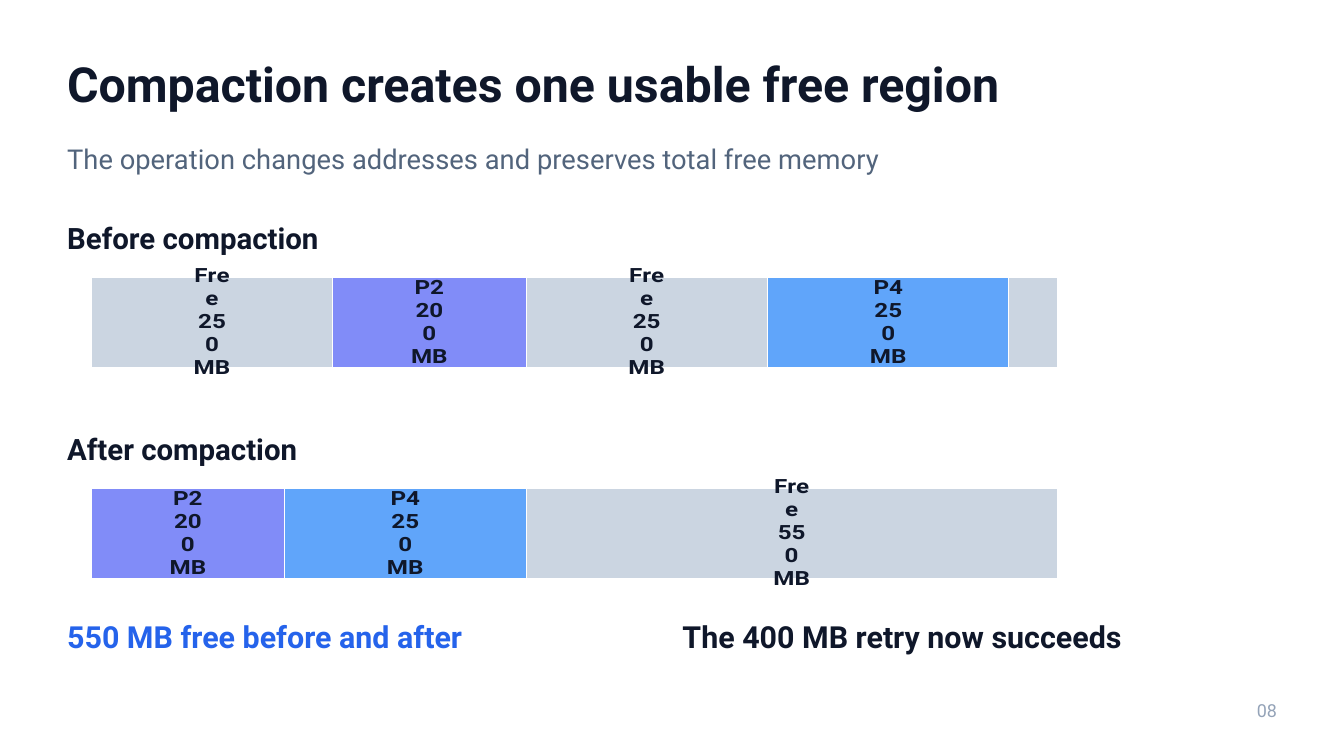
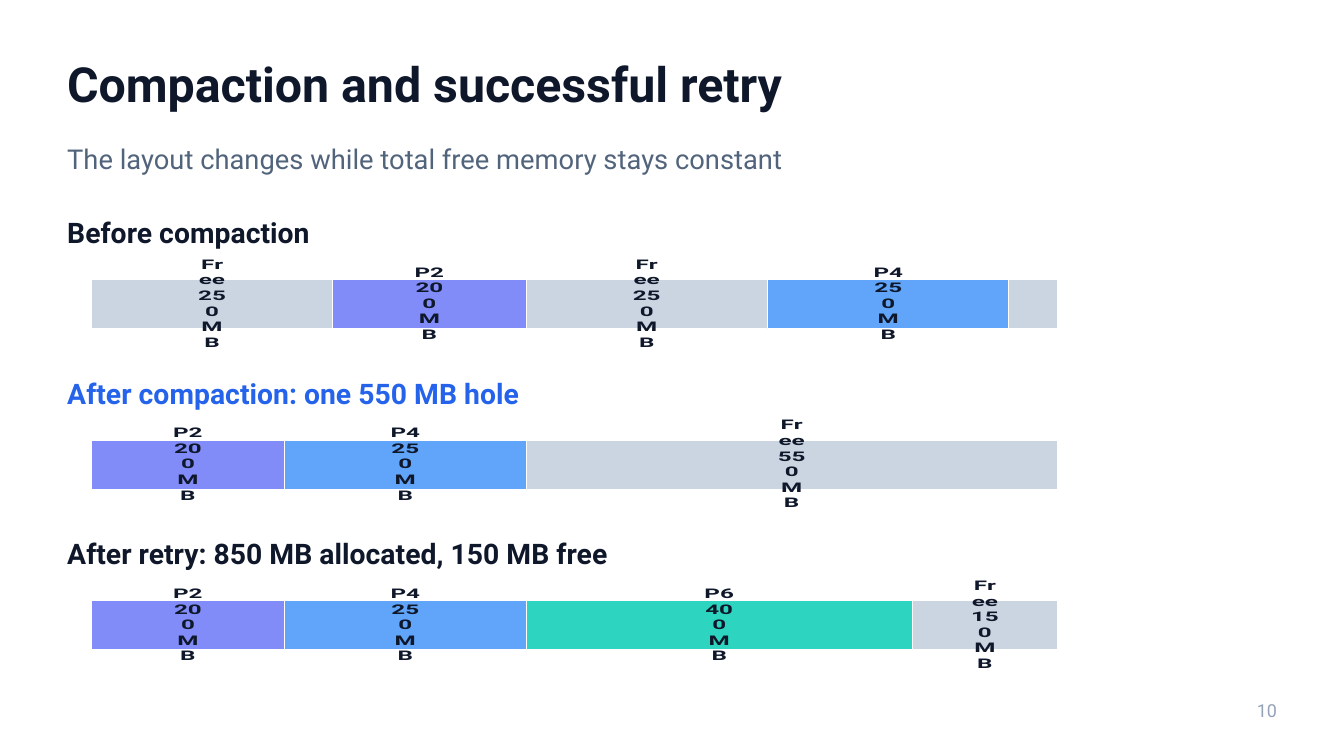
Before and after one commit to Umang-Vekariya/interactive-memory-allocation-simulator, a slide deck: slide 10 of docs/presentation/Interactive-Memory-Allocation-Simulator.pptx (slide 8 before the commit). Drawn at 1344x756 pixels with LibreOffice and Linux fonts; fonts in the diff are those of the drawing. Boxes give left, top, right and bottom in pixels: in the first picture for what was removed or moved away, otherwise in the second. Text is boxed around its words. In the diff, an @@ line names an element or a change of style, - is before the commit and + after.

```diff
--- a/docs/presentation/Interactive-Memory-Allocation-Simulator.pptx
+++ b/docs/presentation/Interactive-Memory-Allocation-Simulator.pptx
@@ text at box(67, 65, 782, 113): text changed @@
-Compaction creates one usable free region
+Compaction and successful retry
@@ text at box(67, 148, 782, 175): text changed @@
-The operation changes addresses and preserves total free memory
+The layout changes while total free memory stays constant
@@ text "Before compaction" at box(67, 221, 309, 249): size 21 to 20.2 pt @@
@@ bar stacked chart: place and size @@
-bar stacked chart at box(68, 264, 1275, 380)
+bar stacked chart at box(68, 257, 1275, 351)
@@ text added at box(67, 382, 519, 410), 20.2 pt, text #2563EB, bold @@
+After compaction: one 550 MB hole
@@ bar stacked chart: place and size @@
-bar stacked chart at box(68, 476, 1275, 592)
+bar stacked chart at box(68, 418, 1275, 512)
@@ text removed at box(67, 437, 297, 466) @@
-After compaction
@@ text added at box(67, 542, 607, 570), 20.2 pt, text #0F172A, bold @@
+After retry: 850 MB allocated, 150 MB free
@@ bar stacked chart added at box(68, 579, 1275, 673) @@
+categories: 1
+P2: 200
+P4: 250
+P6: 400
+Free: 150
@@ text removed at box(67, 625, 462, 649) @@
-550 MB free before and after
@@ text removed at box(682, 625, 1122, 655) @@
-The 400 MB retry now succeeds
@@ text at box(1257, 704, 1277, 717): text changed @@
-08
+10
```
Also in this commit, not shown: 4 other slides changed, 8 slides added, 12 slides removed, 1 other file.
